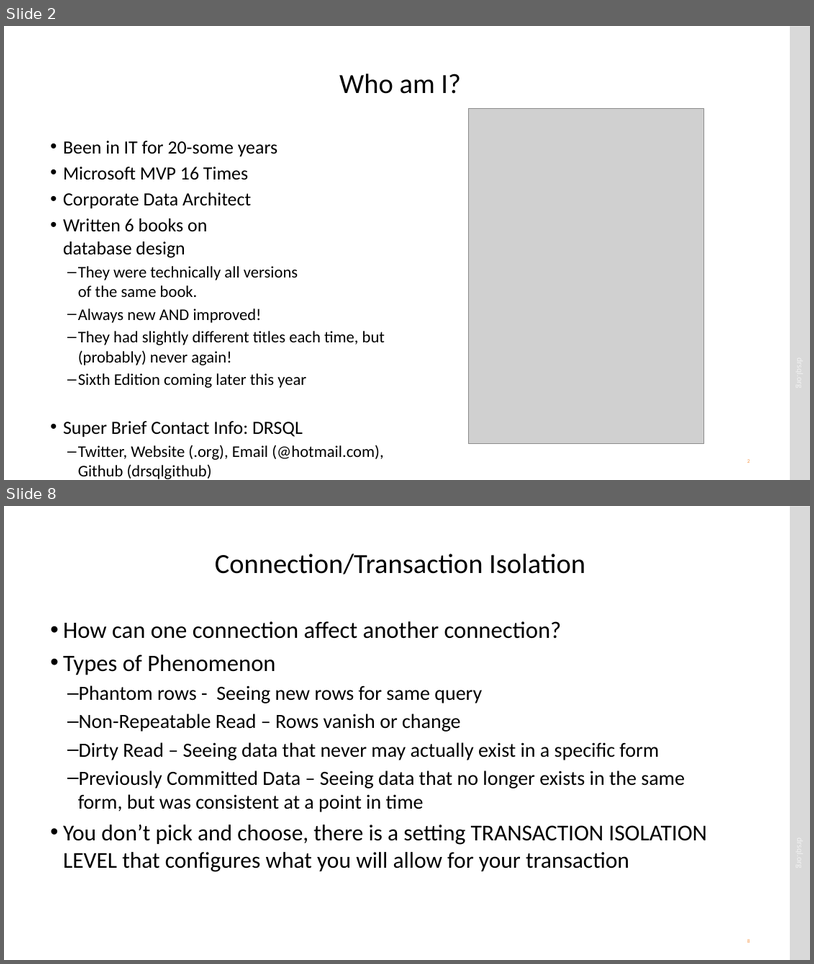
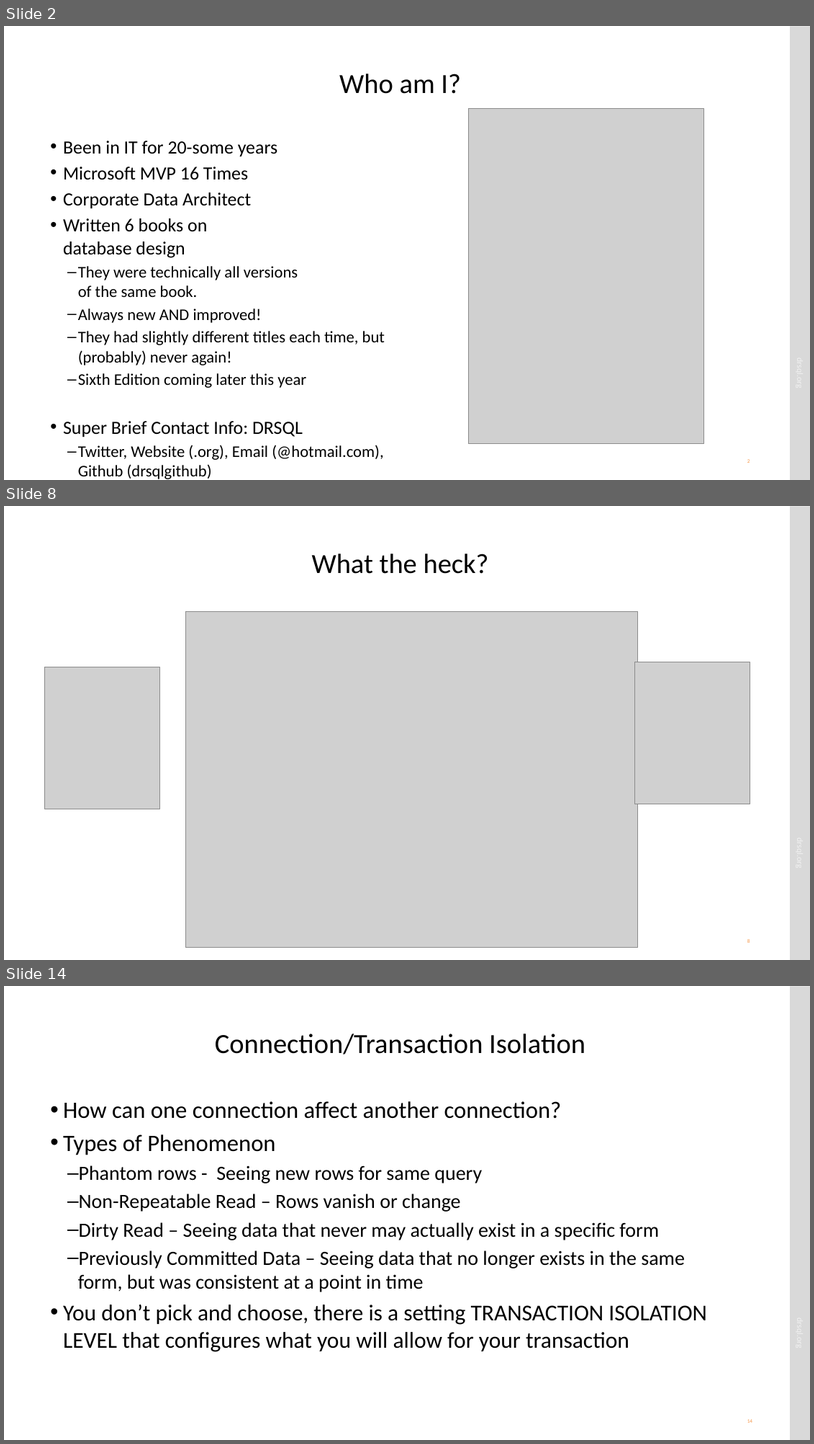
Before and after one commit to drsqlgithub/Presentation-Downloads, a slide deck: Concurrency/Matters of Concurrency.pptx. Shown one above the other, each under a label of ours: slides 2 and 8 before the commit, slides 2, 8 and 14 after it; the slides between them are not shown. The pictures are 814x964 and 814x1444 pixels, drawn with LibreOffice and Linux fonts; fonts in the diff are those of the drawing; grey boxes stand for pictures. Boxes give left, top, right and bottom in pixels: in the first picture for what was removed or moved away, otherwise in the second. Text is boxed around its words. In the diff, an @@ line names an element or a change of style, - is before the commit and + after.

```diff
--- a/Concurrency/Matters of Concurrency.pptx
+++ b/Concurrency/Matters of Concurrency.pptx
@@ slide 8 added at (4, 506, 810, 960), background #FFFFFF; not listed: 2 template elements that a slide beside it also shows @@
@@ title added at (312, 554, 489, 574), 33 pt, text #000000 @@
+What the heck?
@@ picture added at (186, 611, 638, 947) @@
@@ picture added at (44, 667, 160, 808) @@
@@ picture added at (635, 662, 751, 803) @@
@@ what was slide 8 is now slide 14 @@
@@ page number at (748, 1419, 753, 1422): text changed @@
-8
+14
```
Also in this commit, not shown: 6 slides changed, 6 other slides added, 3 other files.
